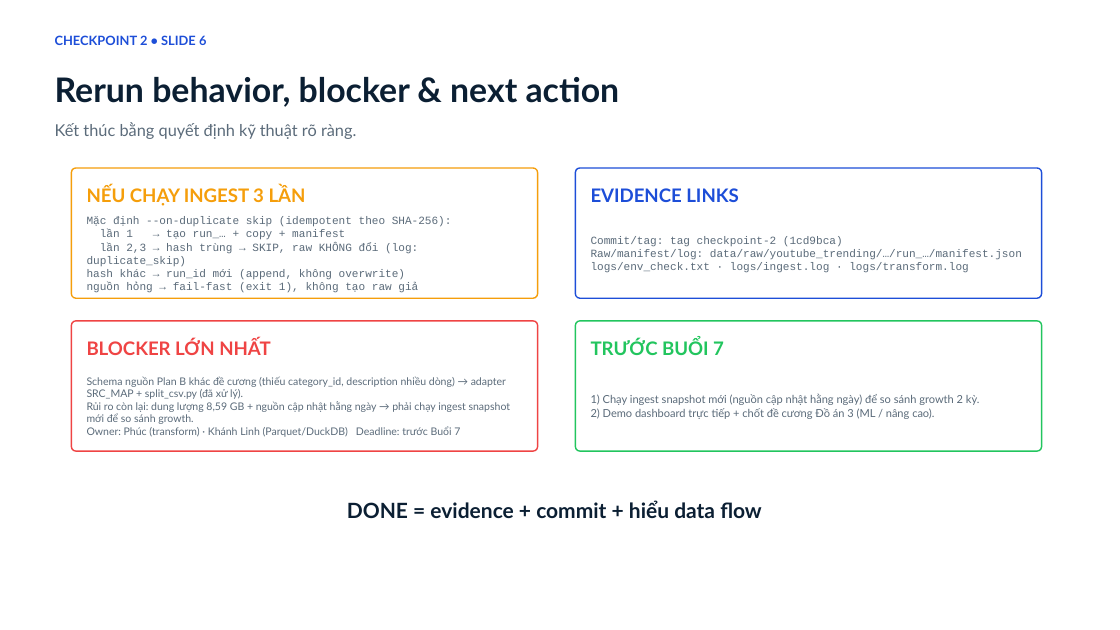
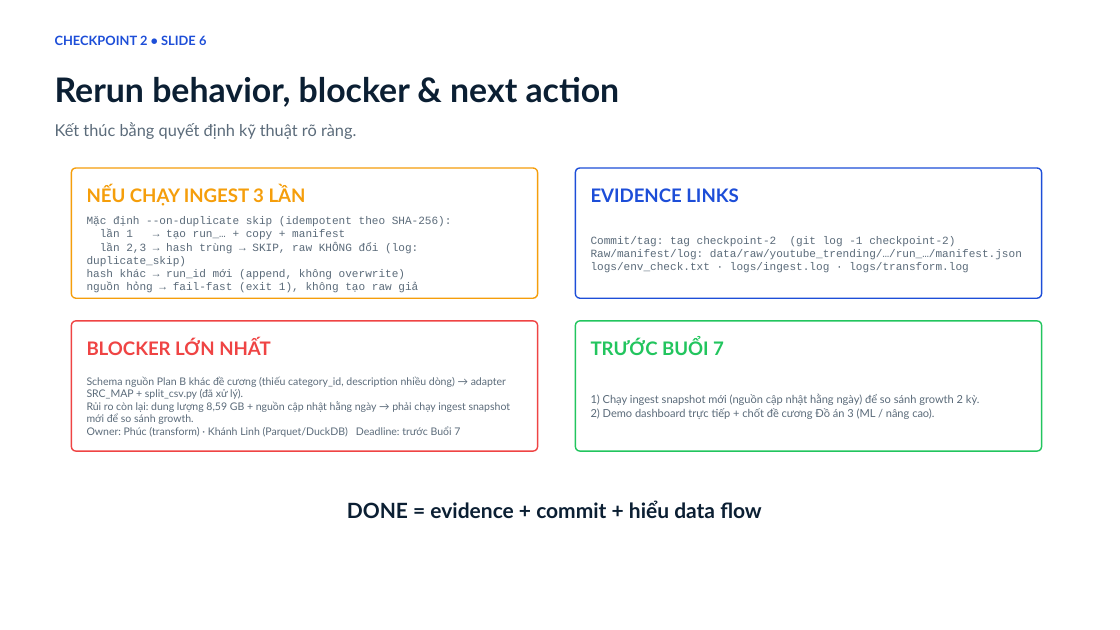
Before and after one commit to kichirou244/bigdata-project, a slide deck: slide 6 of docs/Checkpoint2_Report_YouTube_Trending.pptx. Drawn at 1120x630 pixels with LibreOffice and Linux fonts; fonts in the diff are those of the drawing. Boxes give left, top, right and bottom in pixels: in the first picture for what was removed or moved away, otherwise in the second. Text is boxed around its words. In the diff, an @@ line names an element or a change of style, - is before the commit and + after.

Commit message:
refactor(checkpoint-2): bao cao tham chieu TAG (khong phu thuoc HEAD) de sinh lai idempotent
- PPTX/DOCX chi ghi 'tag checkpoint-2' + lenh 'git log -1 checkpoint-2'
  -> tag co the tro toi commit cuoi cung ma noi dung bao cao van dung
- validate() bo phu thuoc commit hash, giu kiem tra noi dung bat buoc
- docs/checkpoint2_slides_noidung.md: cung dung tag thay vi commit hard-code

```diff
--- a/docs/Checkpoint2_Report_YouTube_Trending.pptx
+++ b/docs/Checkpoint2_Report_YouTube_Trending.pptx
@@ text at (x1=591, y1=236, x2=955, y2=247): text changed @@
-Commit/tag: tag checkpoint-2 (1cd9bca)
+Commit/tag: tag checkpoint-2 (git log -1 checkpoint-2)
```
Also in this commit, not shown: 1 other slide changed, 4 other files.
